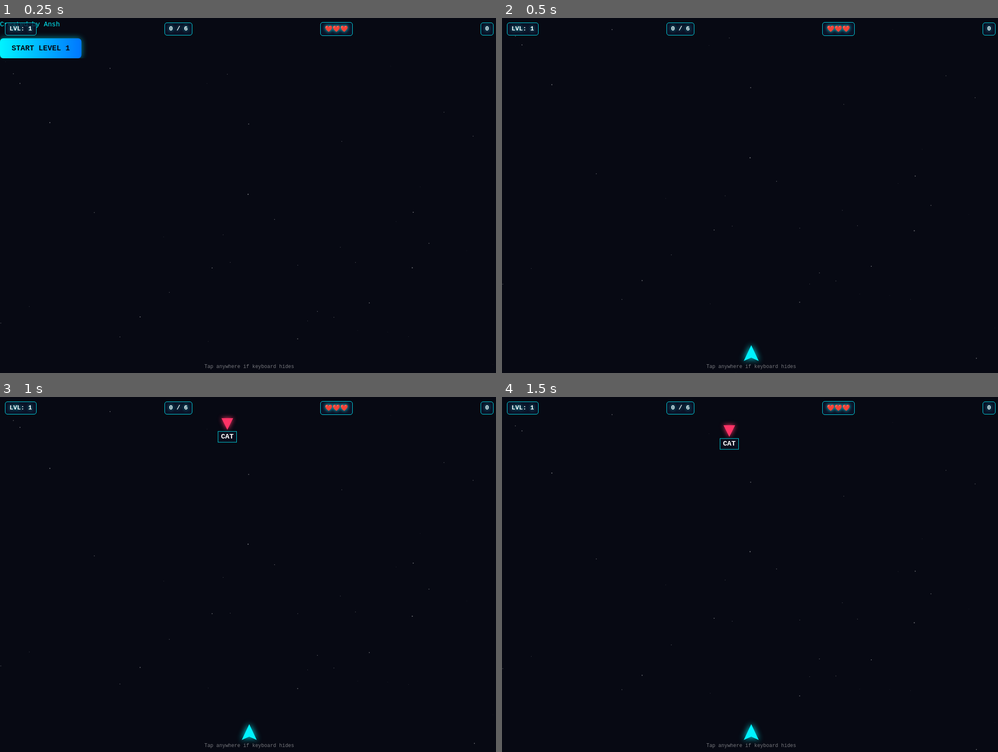
Above: before the commit, frames 1-4 (two rows, left to right).
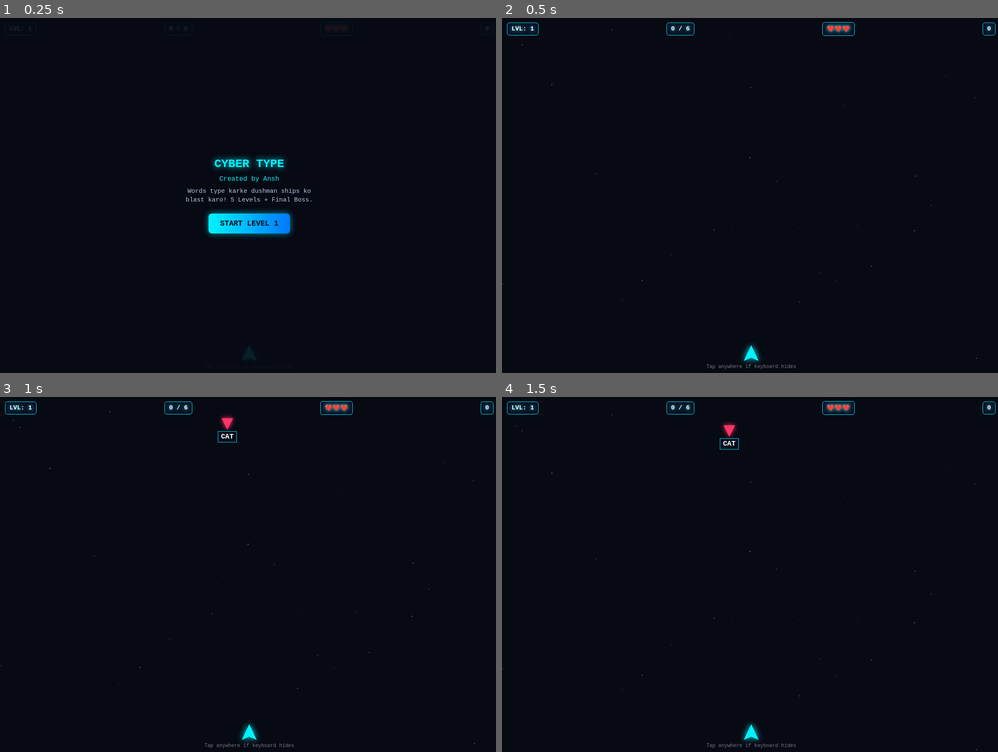
Above: after the commit, the same moments.

Repository: anshgamer7140-eng/typing-shooter
Game: browser game, page index.html
Two runs of this game, one before a commit and one after it. Both use one fixed random seed, a clock stepped at 60 frames per second and the inputs below.
Inputs:
- Up to frame 1 (0.25 s): no input
- Up to frame 2 (0.5 s): click "START LEVEL 1" at 0.27 s
- Up to frame 3 (1 s): no input
- Up to frame 4 (1.5 s): hold Down 1.03-1.3 s; tap Space at 1.1 s; hold Down from 1.35 s (still down)

The runs differ from the first frame. In frame 1, 3.5% of the frame differs, in the area x 0-100%, y 0-99%; in frame 2, nothing differs; in frame 3, nothing differs; in frame 4, nothing differs.

Commit message:
Update index.html

Diff:
--- a/index.html
+++ b/index.html
@@ -47,12 +47,17 @@
     padding: 6px 10px;
     border-radius: 6px;
   }
-  <div id="overlay">
-  <h1 id="overlayTitle">CYBER TYPE</h1>
-  <p style="color: #00f3ff; font-size: 16px; margin-bottom: 8px;">Created by Ansh</p>
-  <p id="overlayDesc">Words type karke dushman ships ko blast karo! 5 Levels + Final Boss.</p>
-  <button id="actionBtn">START LEVEL 1</button>
-</div>
+  #overlay {
+    position: absolute;
+    inset: 0;
+    background: rgba(7, 9, 19, 0.9);
+    display: flex;
+    flex-direction: column;
+    justify-content: center;
+    align-items: center;
+    text-align: center;
+    padding: 20px;
+    z-index: 10;
   }
   h1 {
     font-size: 28px;
@@ -101,10 +106,9 @@
 </div>
 
 <div id="overlay">
-<p style="color: #00f3ff; font-size: 16px; margin-top: 5px;">Created by Ansh</p>
-
-  <title>Typing Shooter - Created by Ansh</title>
-
+  <h1 id="overlayTitle">CYBER TYPE</h1>
+  <p style="color: #00f3ff; font-size: 16px; margin-bottom: 8px;">Created by Ansh</p>
+  <p id="overlayDesc">Words type karke dushman ships ko blast karo! 5 Levels + Final Boss.</p>
   <button id="actionBtn">START LEVEL 1</button>
 </div>
 
